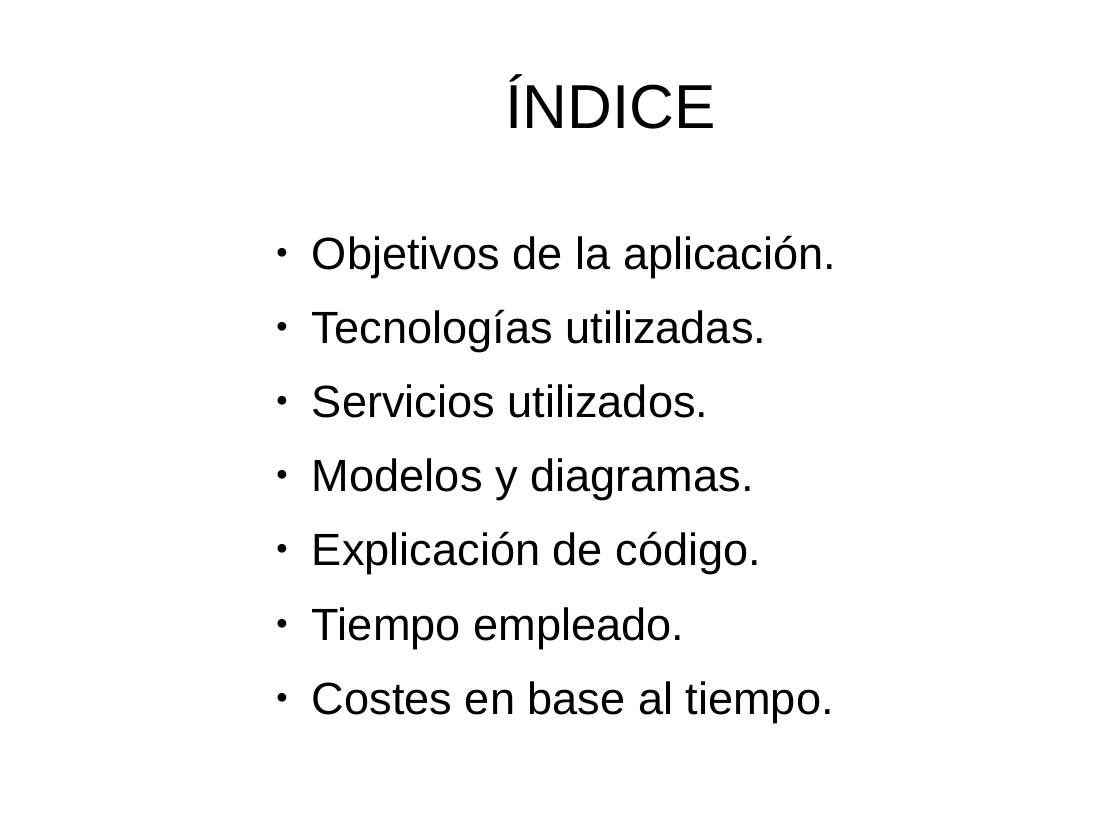
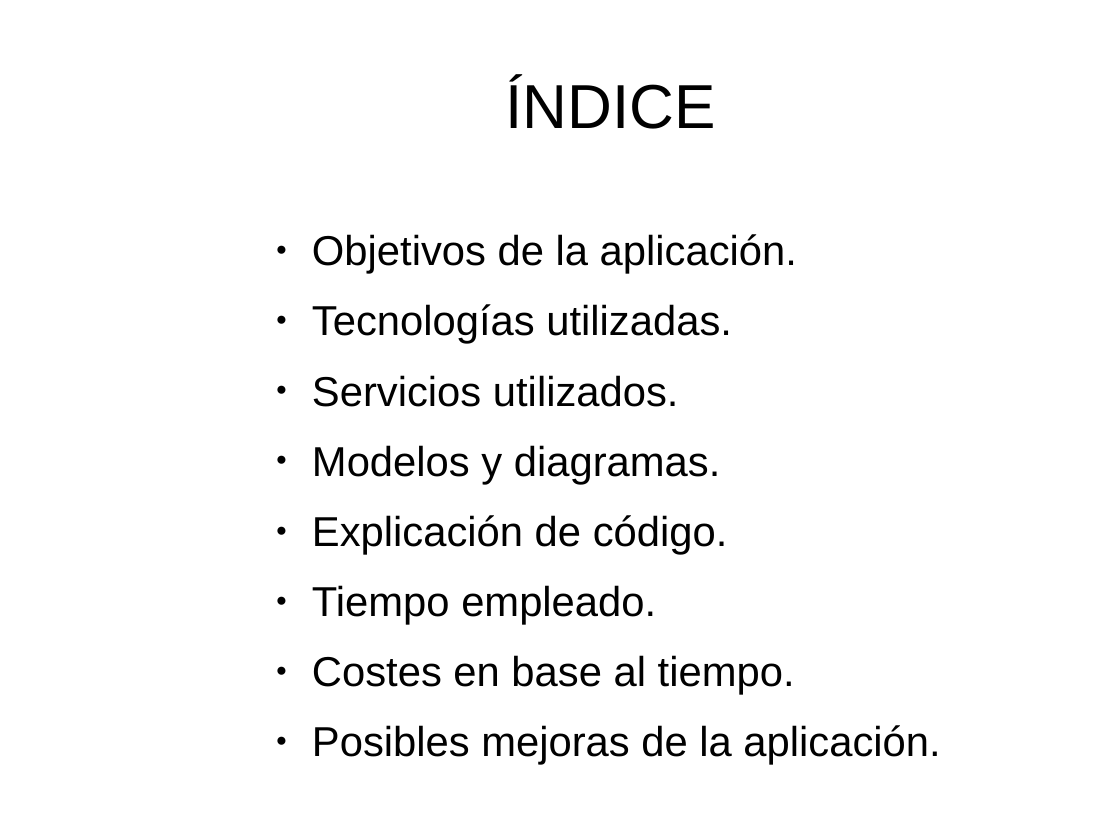
Before and after one commit to PatriiML11/ProyectoWeb, a slide deck: slide 2 of doc/Documentos/Presentacion.odp. Drawn at 1120x840 pixels with LibreOffice and Linux fonts; fonts in the diff are those of the drawing. Boxes give left, top, right and bottom in pixels: in the first picture for what was removed or moved away, otherwise in the second. Text is boxed around its words. In the diff, an @@ line names an element or a change of style, - is before the commit and + after.

```diff
--- a/doc/Documentos/Presentacion.odp
+++ b/doc/Documentos/Presentacion.odp
@@ text at [312, 234, 797, 695]: size 32 to 29.6 pt in "Objetivos de la aplicación.", "Tecnologías utilizadas.", "Servicios utilizados.", "Modelos y diagramas." and 3 more places @@
@@ text at [312, 725, 940, 765]: paragraph added @@
+● Posibles mejoras de la aplicación.
```
Also in this commit, not shown: 3 other slides changed, 2 slides added, 16 other files.
